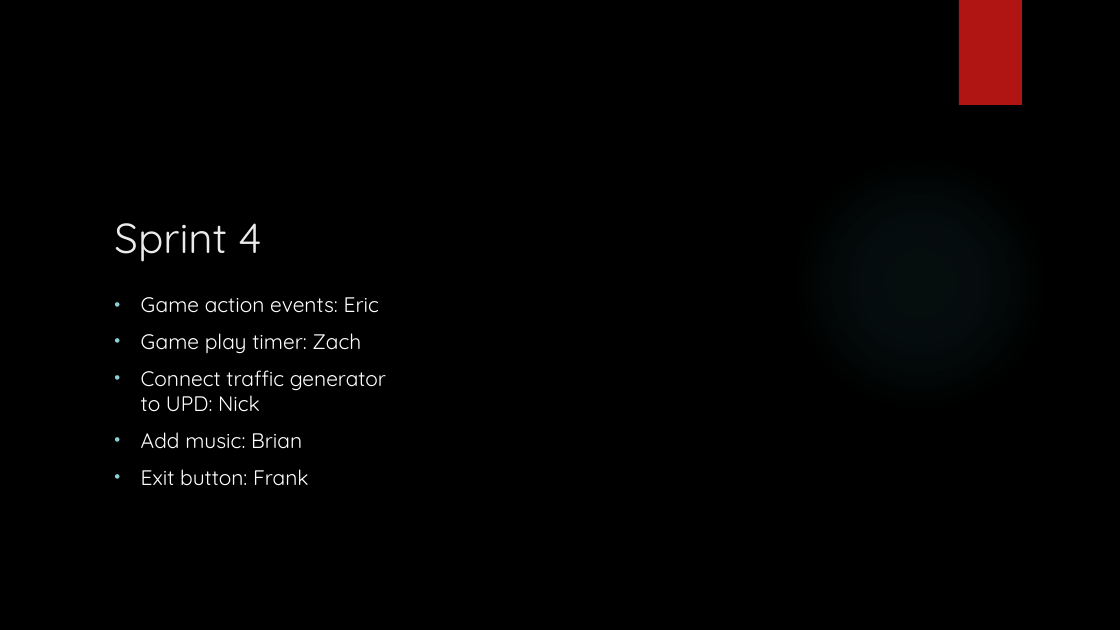
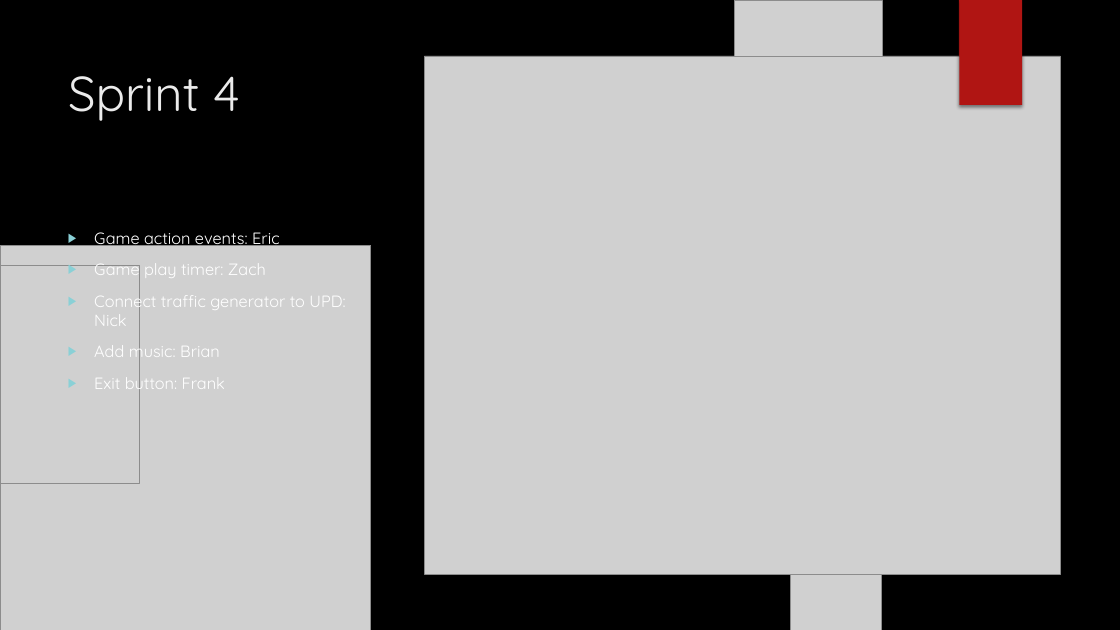
Before and after one commit to riflema/photon-team-16-main, a slide deck: slide 6 of Team 16 Presentation.pptx. Drawn at 1120x630 pixels with LibreOffice and Linux fonts; fonts in the diff are those of the drawing; grey boxes stand for pictures; background and template pictures are left out. Boxes give left, top, right and bottom in pixels: in the first picture for what was removed or moved away, otherwise in the second. Text is boxed around its words. In the diff, an @@ line names an element or a change of style, - is before the commit and + after.

```diff
--- a/Team 16 Presentation.pptx
+++ b/Team 16 Presentation.pptx
@@ picture added at [735, 0, 882, 105] @@
@@ rectangle removed at [959, 0, 1022, 105] @@
@@ rectangle added at [959, 0, 1022, 105], fill #B01513 @@
@@ rectangle added at [960, 0, 1023, 105], fill #B01513 @@
@@ title "Sprint 4": place and size @@
-title "Sprint 4" at [114, 223, 261, 262]
+title "Sprint 4" at [68, 76, 240, 121]
@@ title "Sprint 4" at [68, 76, 240, 121]: size 36 to 42 pt; vertical alignment bottom to top @@
@@ picture added at [424, 56, 1060, 575] @@
@@ ellipse removed at [791, 154, 1049, 413] @@
@@ text "Game action events: Eric": place and size @@
-text "Game action events: Eric" at [141, 297, 386, 486]
+text "Game action events: Eric" at [94, 232, 345, 394]
@@ text "Game action events: Eric" at [94, 232, 345, 394]: size 18 to 14 pt; bullet • to ▶ @@
@@ picture added at [0, 245, 371, 630] @@
@@ picture added at [0, 266, 139, 483] @@
@@ picture added at [791, 560, 882, 630] @@
```
Also in this commit, not shown: 4 other slides changed.
